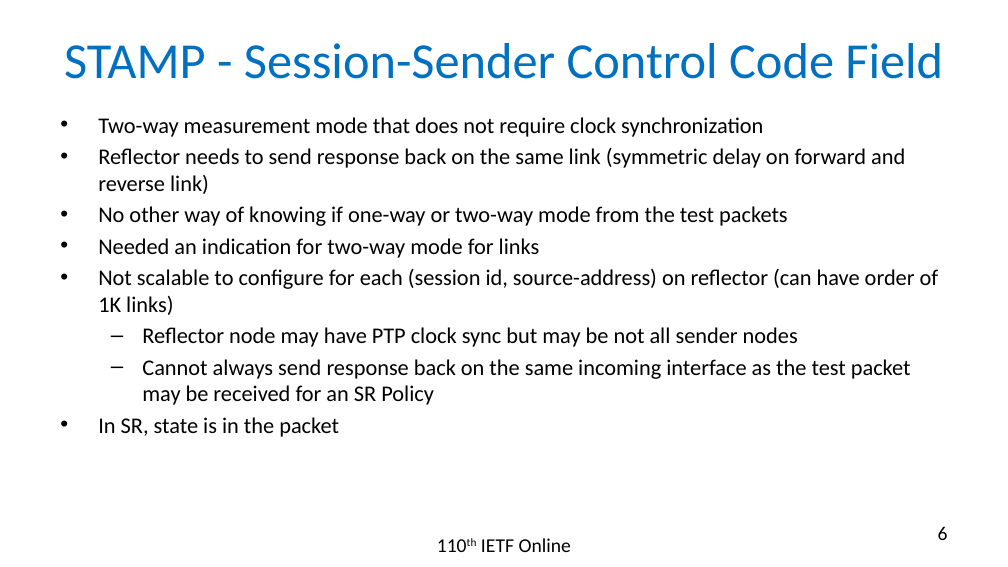
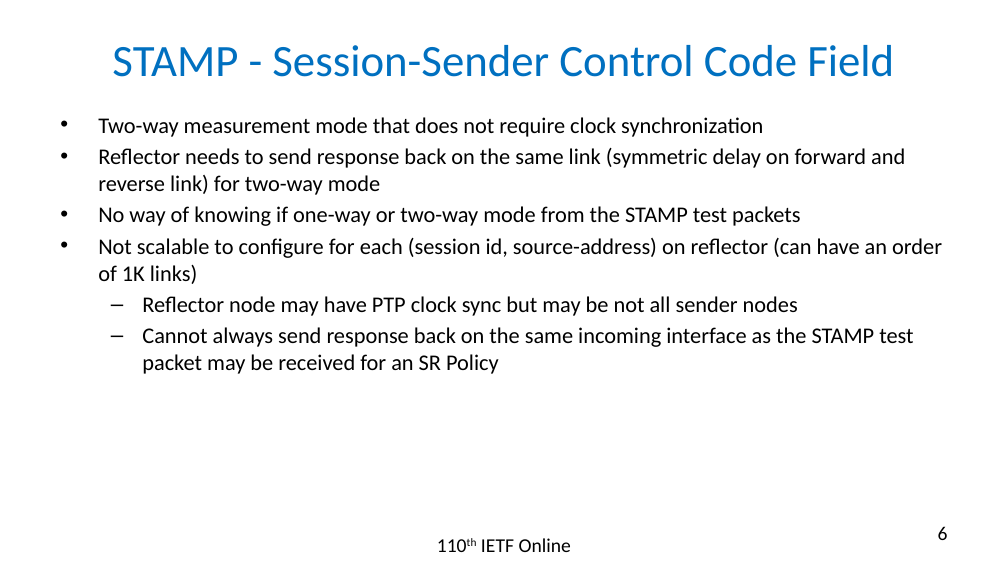
Before and after one commit to rakgandhi/ietf-slides, a slide deck: slide 6 of draft-gandhi-ippm-stamp-srpm-01.pptx. Drawn at 1008x567 pixels with LibreOffice and Linux fonts; fonts in the diff are those of the drawing. Boxes give left, top, right and bottom in pixels: in the first picture for what was removed or moved away, otherwise in the second. Text is boxed around its words. In the diff, an @@ line names an element or a change of style, - is before the commit and + after.

```diff
--- a/draft-gandhi-ippm-stamp-srpm-01.pptx
+++ b/draft-gandhi-ippm-stamp-srpm-01.pptx
@@ title "STAMP - Session-Sender Control Code ..." at [112, 45, 894, 77]: size 36 to 32 pt @@
@@ text at [98, 148, 942, 284]: text changed @@
-• Reflector needs to send response back on the same link (symmetric delay on forward and reverse link)
-• No other way of knowing if one-way or two-way mode from the test packets
-• Needed an indication for two-way mode for links
-• Not scalable to configure for each (session id, source-address) on reflector (can have order of 1K links)
+• Reflector needs to send response back on the same link (symmetric delay on forward and reverse link) for two-way mode
+• No way of knowing if one-way or two-way mode from the STAMP test packets
+• Not scalable to configure for each (session id, source-address) on reflector (can have an order of 1K links)
@@ text at [142, 327, 913, 374]: text changed @@
-  – Cannot always send response back on the same incoming interface as the test packet may be received for an SR Policy
-• In SR, state is in the packet
+  – Cannot always send response back on the same incoming interface as the STAMP test packet may be received for an SR Policy
```
Also in this commit, not shown: 6 other slides changed, 1 other file.
